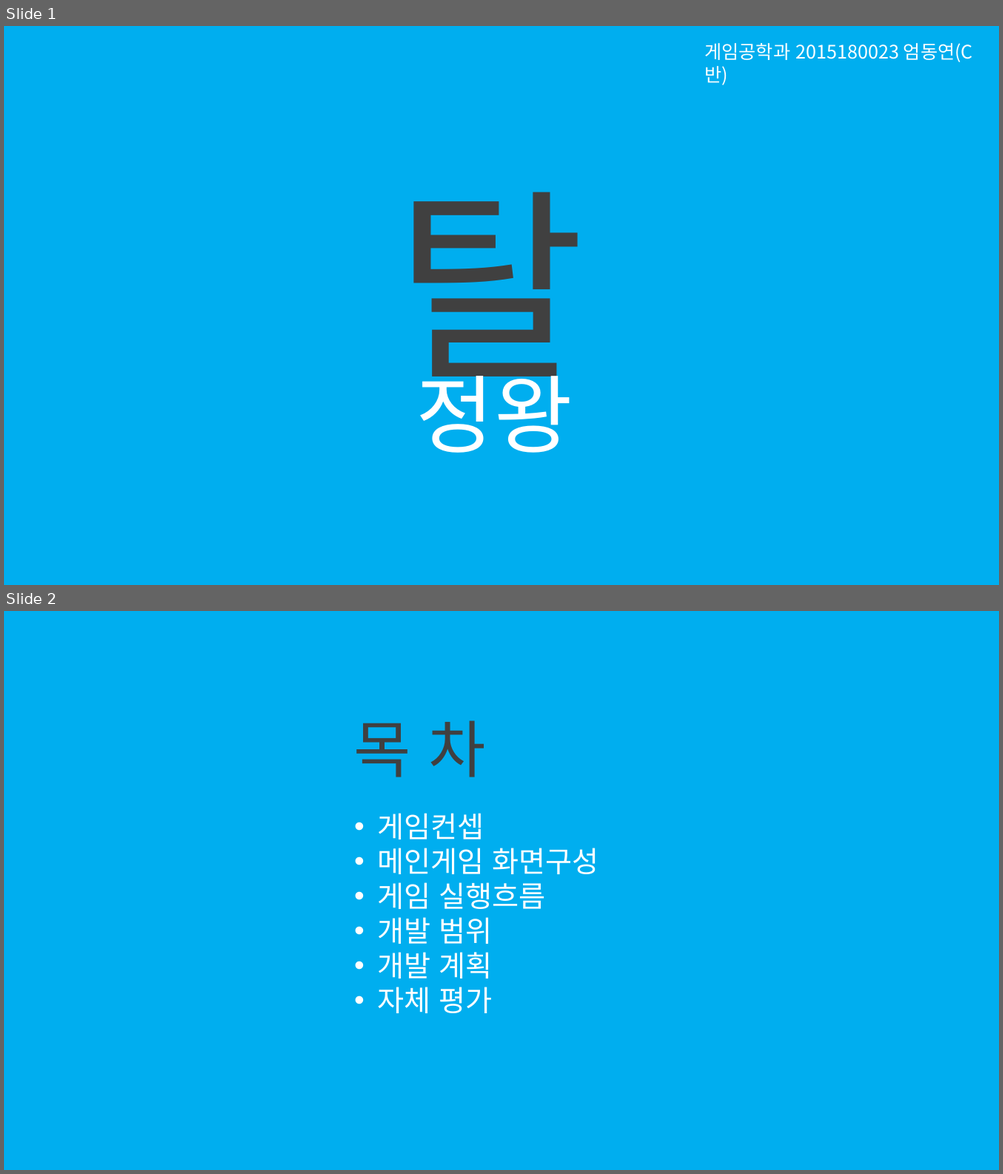
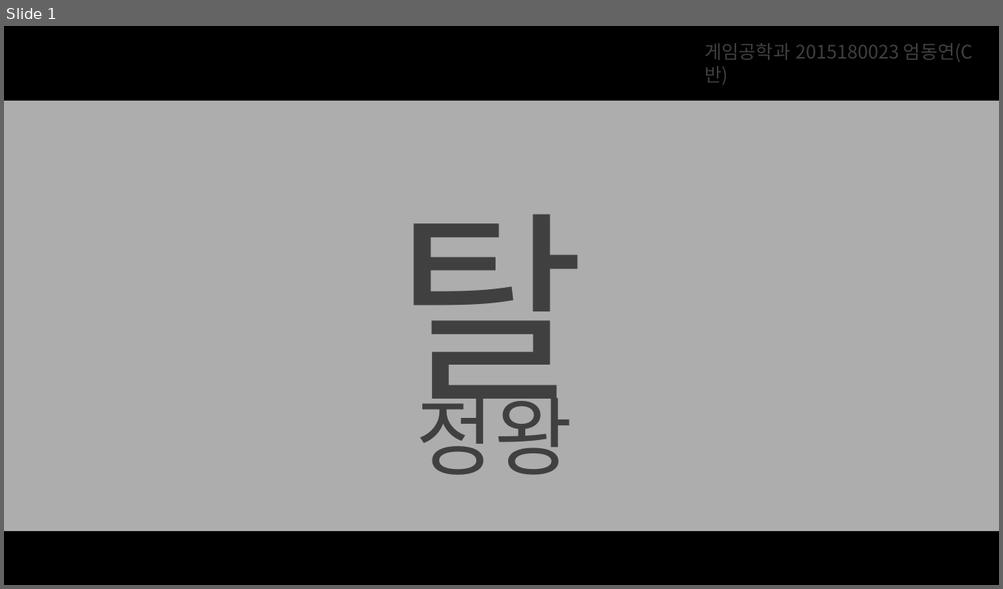
Before and after one commit to EomDongyeon/2DGP, a slide deck: 2차발표_2015180023엄동연.pptx. Shown one above the other, each under a label of ours: slides 1 and 2 before the commit, slide 1 after it. The pictures are 1003x1174 and 1003x589 pixels, drawn with LibreOffice and Linux fonts; fonts in the diff are those of the drawing; background and template pictures are left out. Boxes give left, top, right and bottom in pixels: in the first picture for what was removed or moved away, otherwise in the second. Text is boxed around its words. In the diff, an @@ line names an element or a change of style, - is before the commit and + after.

```diff
--- a/2차발표_2015180023엄동연.pptx
+++ b/2차발표_2015180023엄동연.pptx
@@ slide 2 removed at (4,611,999,1170), background #00AEEF @@
@@ text removed at (354,721,486,777) @@
-목 차
@@ text removed at (378,813,599,1014) @@
-• 게임컨셉
-• 메인게임 화면구성
-• 게임 실행흐름
-• 개발 범위
-• 개발 계획
-• 자체 평가
@@ slide 1 changed as well @@
@@ background #00AEEF to picture (left out) @@
@@ text "게임공학과 2015180023 엄동연(C반)" at (704,43,973,62): text colour #FFFFFF to #404040 @@
@@ rectangle added at (4,101,999,532), fill #FFFFFF at 68% opacity @@
@@ text "탈": place and size @@
-text "탈" at (395,192,585,413)
+text "탈" at (395,214,585,434)
@@ text "정왕" at (415,382,572,475): text colour #FFFFFF to #404040 @@
@@ text "정왕": place and size @@
-text "정왕" at (415,360,572,453)
+text "정왕" at (415,382,572,475)
```
Also in this commit, not shown: 4 other slides changed, 1 slide added, 3 other slides removed, 1 other file.
